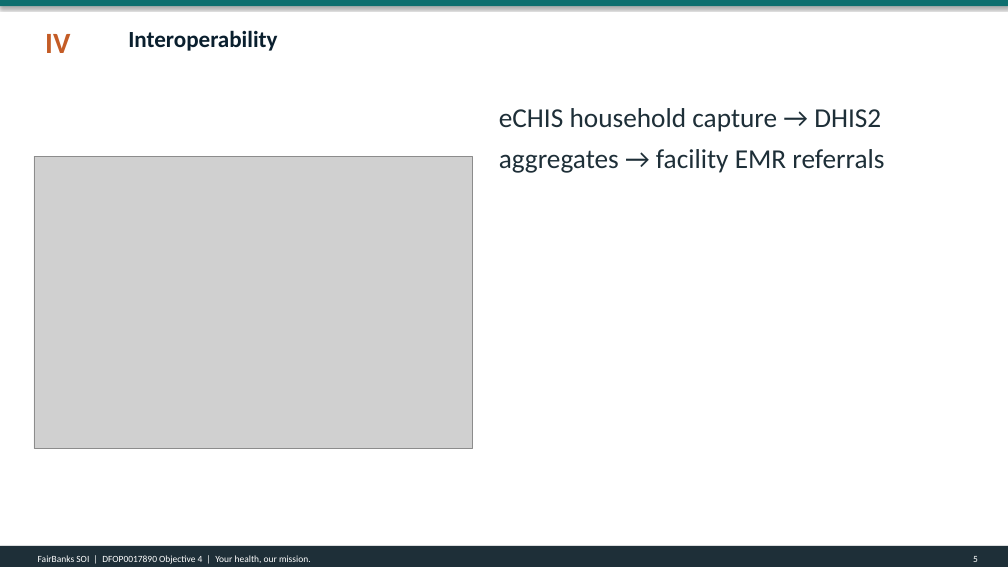
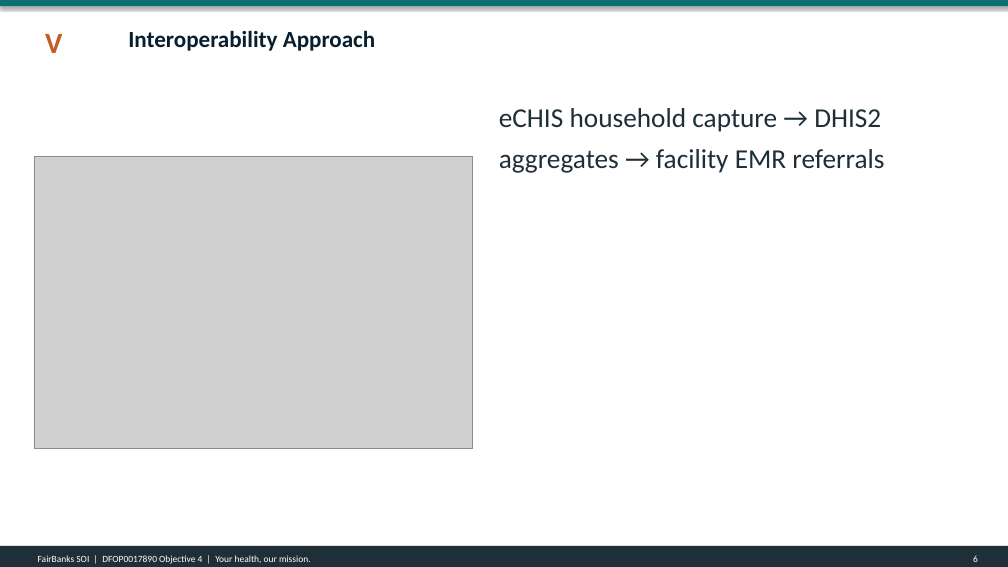
Before and after one commit to WASSWA2624/fairbanks, a slide deck: slide 6 of applications/dos-uganda/documents/dos-uganda_ppt.pptx (slide 5 before the commit). Drawn at 1008x567 pixels with LibreOffice and Linux fonts; fonts in the diff are those of the drawing; grey boxes stand for pictures. Boxes give left, top, right and bottom in pixels: in the first picture for what was removed or moved away, otherwise in the second. Text is boxed around its words. In the diff, an @@ line names an element or a change of style, - is before the commit and + after.

```diff
--- a/applications/dos-uganda/documents/dos-uganda_ppt.pptx
+++ b/applications/dos-uganda/documents/dos-uganda_ppt.pptx
@@ text at <box>45,34,62,53</box>: text changed @@
-IV
+V
@@ text at <box>128,30,375,51</box>: text changed @@
-Interoperability
+Interoperability Approach
```
Also in this commit, not shown: 4 other slides changed, 2 slides added, 57 other files.
